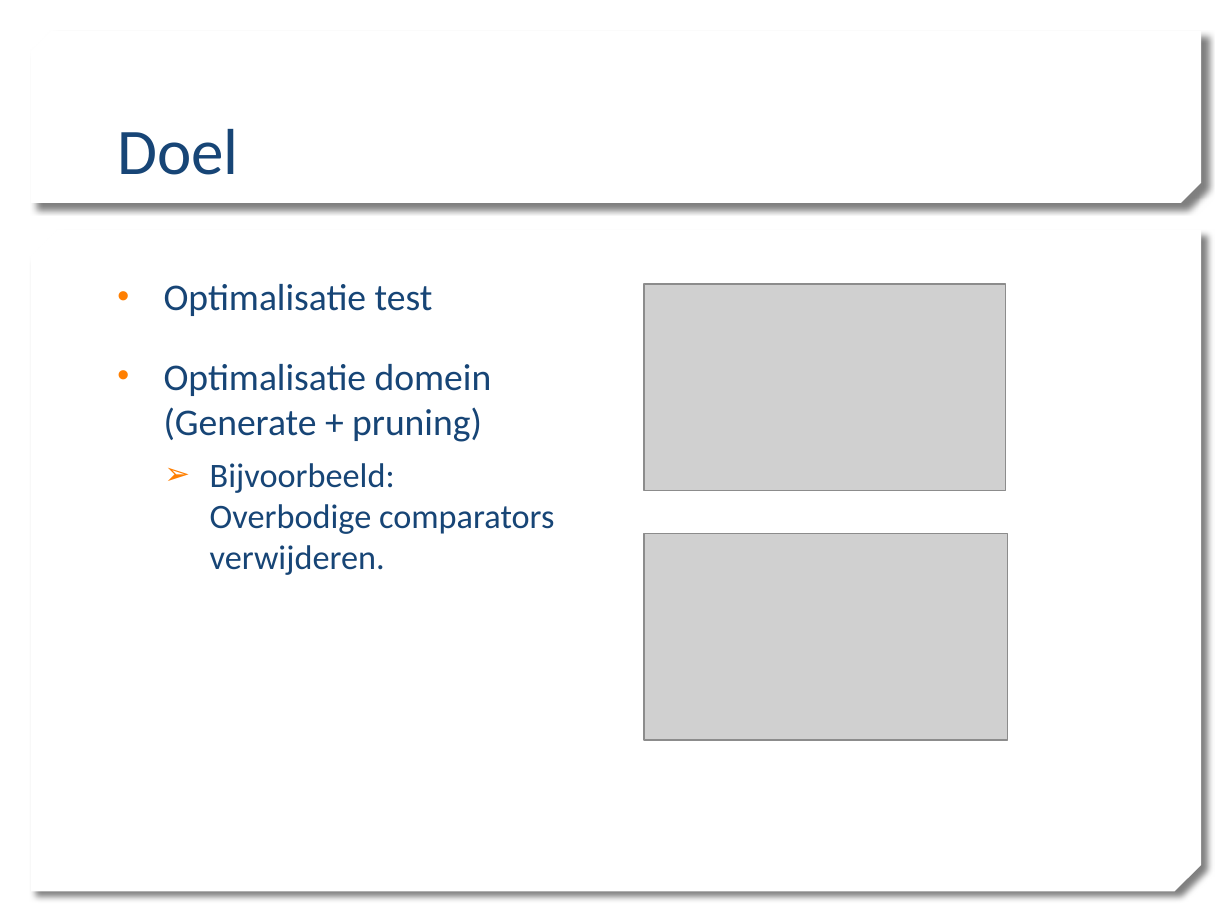
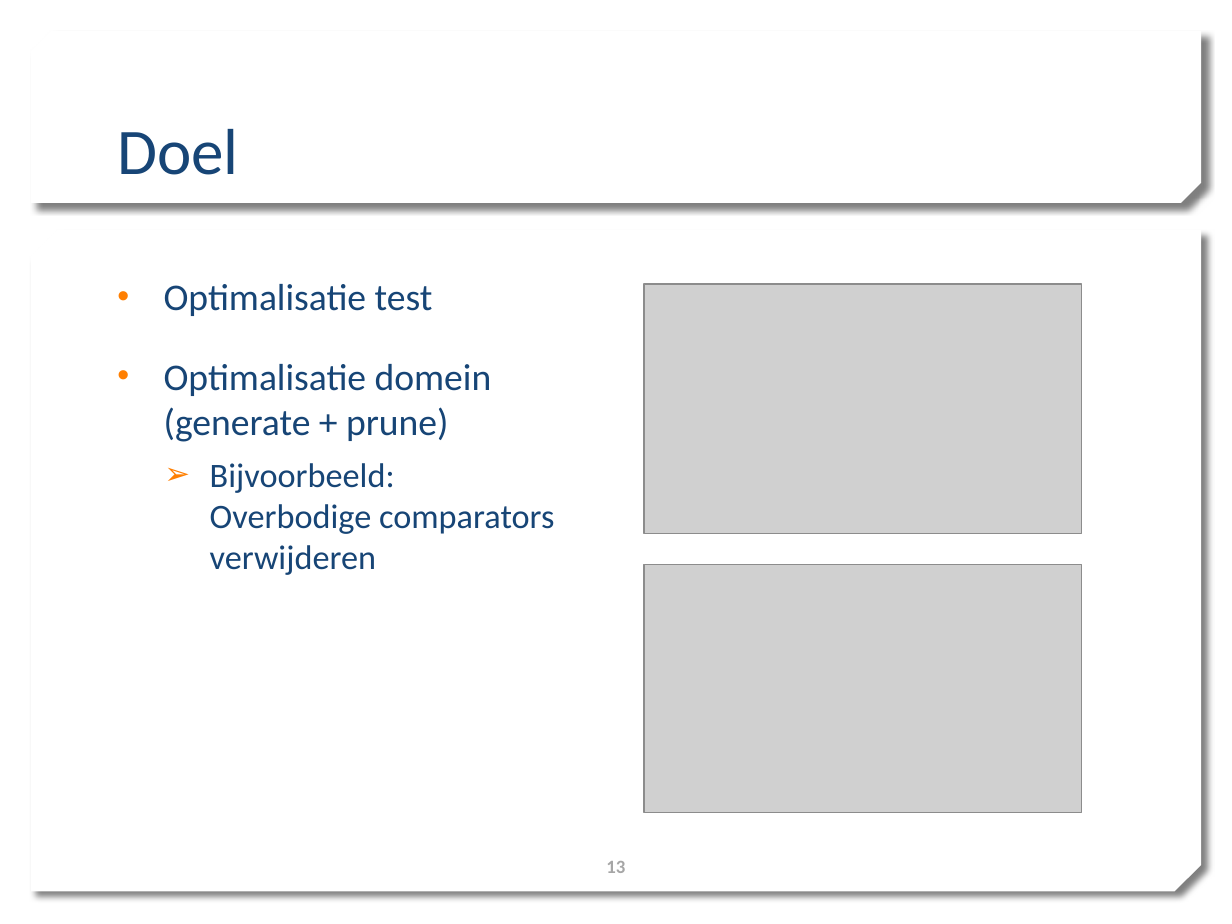
Before and after one commit to mdekempeneer/Research-Optimal-Size-Sorting-Networks, a slide deck: slide 13 of PPP1_WV.pptx. Drawn at 1232x924 pixels with LibreOffice and Linux fonts; fonts in the diff are those of the drawing; grey boxes stand for pictures; background and template pictures are left out. Boxes give left, top, right and bottom in pixels: in the first picture for what was removed or moved away, otherwise in the second. Text is boxed around its words. In the diff, an @@ line names an element or a change of style, - is before the commit and + after.

```diff
--- a/PPP1_WV.pptx
+++ b/PPP1_WV.pptx
@@ picture: place and size @@
-picture at (644,285,1007,492)
+picture at (644,285,1082,535)
@@ text at (164,364,554,575): text changed @@
-• Optimalisatie domein (Generate + pruning)
-  ➢ Bijvoorbeeld:
-    Overbodige comparators verwijderen.
+• Optimalisatie domein (generate + prune)
+  ➢ Bijvoorbeeld:
+    Overbodige comparators verwijderen
@@ picture: place and size @@
-picture at (644,533,1008,740)
+picture at (644,564,1082,813)
@@ page number added at (606,861,625,873), 11 pt, text #A6A6A6, bold @@
+13
```
Also in this commit, not shown: 16 other slides changed, 4 slides added, 5 slides removed.
